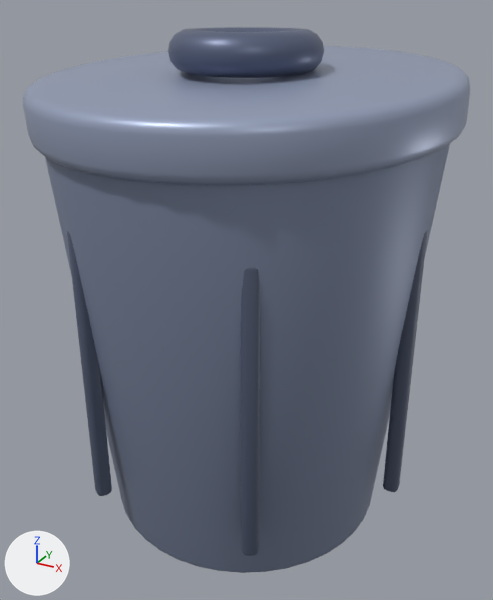
What one commit did to the glTF model ready_set_cook/assets/bin.glb.
One viewpoint serves both versions: a 50 mm lens placed at (0.609, -1.105, 1.001), pointed at (0.006, -0.009, 0.453). The axes (+X, +Y, +Z) are drawn at lower left. The lights are the same throughout. The picture after the commit comes second. Vertices at exactly the same position are counted once.

The scene before the commit, as lines of its bpy script (objects in view):
```python
ob_body = bpy.data.objects.new('body', me_cone)
ob_body.location = (0.0, 0.0, 0.4)
ob_handle = bpy.data.objects.new('handle', me_torus)
ob_handle.location = (0.0, 0.0, 0.0)
ob_lid = bpy.data.objects.new('lid', me_cone_001)
ob_lid.location = (0.0, 0.0, 0.84)
ob_lid.rotation_euler = (0.0698, 0.0, 0.0)  # degrees (4, 0, 0)
ob_rib = bpy.data.objects.new('rib', me_cube)
ob_rib.location = (0.0, 0.0, 0.0)
ob_rib_004 = bpy.data.objects.new('rib.004', me_cube_004)
ob_rib_004.location = (0.0, 0.0, 0.0)
ob_rib_005 = bpy.data.objects.new('rib.005', me_cube_005)
ob_rib_005.location = (0.0, 0.0, 0.0)
```
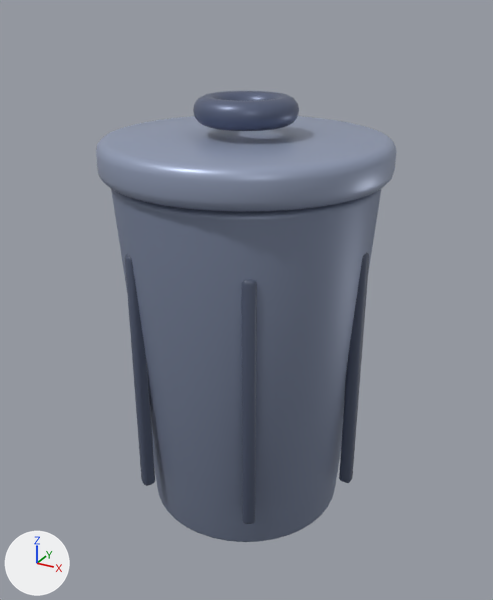
Where the change shows, as pixel boxes [x1, y1, x2, y2] in the pictures (493 x 600 px):
'body', reshaped, moved (33% narrower, 18% shorter)
    before: [45, 144, 450, 573]
    after: [111, 189, 381, 542]
'lid', reshaped, moved, turned
    before: [23, 46, 470, 185]
    after: [96, 116, 396, 212]
'handle', moved, rescaled (32% narrower, 21% shorter)
    before: [168, 27, 324, 78]
    after: [193, 91, 299, 131]
'rib.004', moved, rescaled (33% narrower, 12% shorter)
    before: [67, 231, 112, 496]
    after: [125, 254, 155, 486]
'rib', moved, rescaled (33% narrower, 12% shorter)
    before: [383, 230, 428, 492]
    after: [339, 252, 369, 483]
'rib.005', moved, rescaled (19% narrower, 15% shorter)
    before: [241, 268, 261, 556]
    after: [241, 279, 257, 524]

The change, as a diff of the scene's bpy script:
```diff
--- a/ready_set_cook/assets/bin.glb.py
+++ b/ready_set_cook/assets/bin.glb.py
@@ me_cone @@
 # used by ob_body; location = (0.0, 0.0, 0.4)
-me_cone.from_pydata(...)  # 320 vertices, 636 faces; spans x -0.359..0.359, y -0.359..0.359, z -0.4..0.4
+me_cone.from_pydata(...)  # 320 vertices, 636 faces; spans x -0.249..0.249, y -0.249..0.249, z -0.35..0.35
+# me_cone part 1: 320 of 320 vertices moved; they spanned x -0.359..0.359, y -0.359..0.359, z -0.4..0.4 and now span x -0.249..0.249, y -0.249..0.249, z -0.35..0.35; mean shift (0.0, 0.0, 0.0)
 me_cone.materials.append(mat_m_7f8aa3)
@@ me_cube @@
 # used by ob_rib; location = (0.0, 0.0, 0.0)
-me_cube.from_pydata(...)  # 96 vertices, 188 faces; spans x 0.315..0.345, y -0.015..0.015, z 0.105..0.655
+me_cube.from_pydata(...)  # 96 vertices, 188 faces; spans x 0.222..0.248, y -0.013..0.013, z 0.09..0.59
+# me_cube part 4: the whole mesh is scaled about its middle by (0.846, 0.846, 0.911), then moved by (-0.095, 0.0, -0.04)
 me_cube.materials.append(mat_m_4d566c)
@@ me_cube_004 @@
 # used by ob_rib_004; location = (0.0, 0.0, 0.0)
-me_cube_004.from_pydata(...)  # 96 vertices, 188 faces; spans x -0.182..-0.148, y -0.303..-0.269, z 0.105..0.655
+me_cube_004.from_pydata(...)  # 96 vertices, 188 faces; spans x -0.132..-0.103, y -0.218..-0.189, z 0.09..0.59
+# me_cube_004 part 5: the whole mesh is scaled about its middle by (0.846, 0.846, 0.911), then moved by (0.048, 0.082, -0.04)
 me_cube_004.materials.append(mat_m_4d566c)
@@ me_cube_005 @@
 # used by ob_rib_005; location = (0.0, 0.0, 0.0)
-me_cube_005.from_pydata(...)  # 96 vertices, 188 faces; spans x 0.148..0.182, y -0.303..-0.269, z 0.105..0.655
+me_cube_005.from_pydata(...)  # 96 vertices, 188 faces; spans x 0.103..0.132, y -0.218..-0.189, z 0.09..0.59
+# me_cube_005 part 6: the whole mesh is scaled about its middle by (0.846, 0.846, 0.911), then moved by (-0.048, 0.082, -0.04)
 me_cube_005.materials.append(mat_m_4d566c)
@@ me_cone_001 @@
 # used by ob_lid; location = (0.0, 0.0, 0.84); rotation_euler = (0.0698, 0.0, 0.0), in degrees (4, 0, 0)
-me_cone_001.from_pydata(...)  # 320 vertices, 636 faces; spans x -0.38..0.38, y -0.38..0.38, z -0.045..0.045
+me_cone_001.from_pydata(...)  # 320 vertices, 636 faces; spans x -0.27..0.27, y -0.27..0.27, z -0.035..0.035
+# me_cone_001 part 2: 320 of 320 vertices moved; they spanned x -0.38..0.38, y -0.38..0.38, z -0.045..0.045 and now span x -0.27..0.27, y -0.27..0.27, z -0.035..0.035; mean shift (0.0, 0.0, 0.0)
 me_cone_001.materials.append(mat_m_9aa5bf)
@@ me_torus @@
 # used by ob_handle; location = (0.0, 0.0, 0.0)
-me_torus.from_pydata(...)  # 560 vertices, 1120 faces; spans x -0.135..0.135, y -0.135..0.135, z 0.886..0.954
+me_torus.from_pydata(...)  # 560 vertices, 1120 faces; spans x -0.095..0.095, y -0.095..0.095, z 0.796..0.844
+# me_torus part 3: the whole mesh is scaled about its middle by (0.701, 0.701, 0.714), then moved by (0.0, 0.0, -0.1)
 me_torus.materials.append(mat_m_5b6580)
@@ ob_body @@
 ob_body = bpy.data.objects.new('body', me_cone)
-ob_body.location = (0.0, 0.0, 0.4)
+ob_body.location = (0.0, 0.0, 0.35)
@@ ob_lid @@
 ob_lid = bpy.data.objects.new('lid', me_cone_001)
-ob_lid.location = (0.0, 0.0, 0.84)
-ob_lid.rotation_euler = (0.0698, 0.0, 0.0)  # degrees (4, 0, 0)
+ob_lid.location = (0.0, 0.0, 0.74)
```
